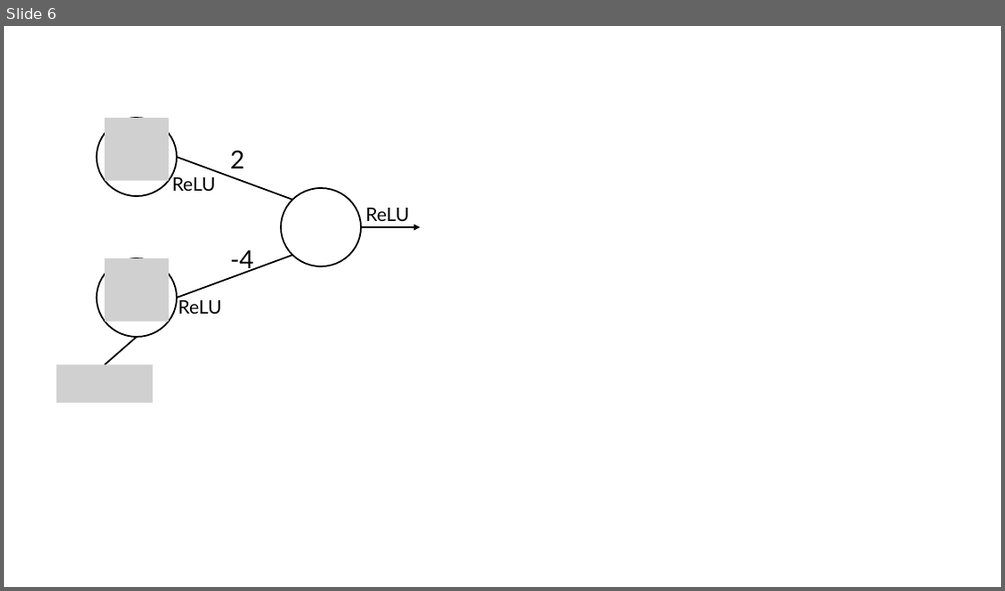
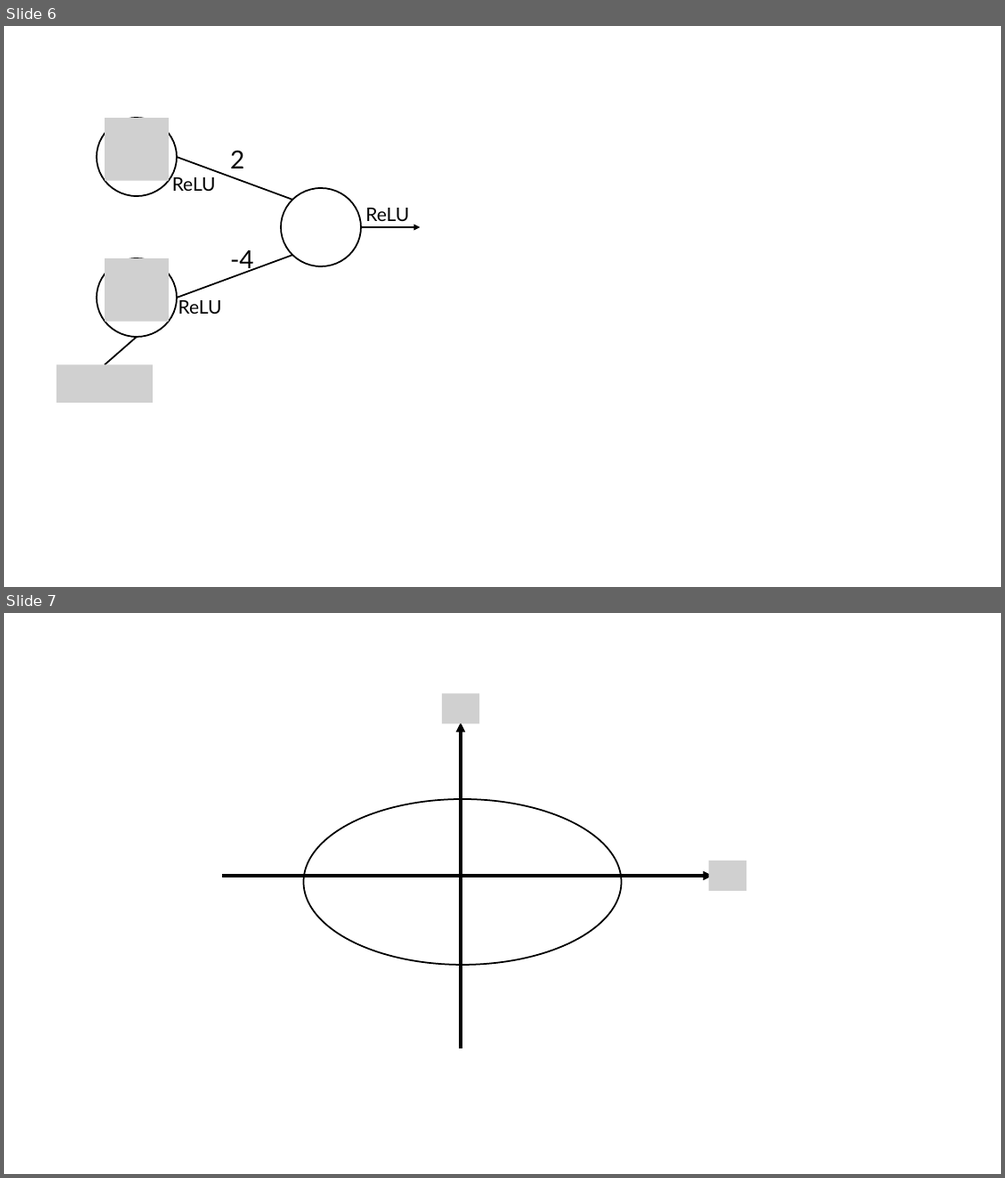
Before and after one commit to OrF8/IML-Course-Summary, a slide deck: Viz.pptx. Shown one above the other, each under a label of ours: slide 6 before the commit, slides 6 and 7 after it. The pictures are 1005x591 and 1005x1178 pixels, drawn with LibreOffice and Linux fonts; fonts in the diff are those of the drawing; grey boxes stand for pictures. Boxes give left, top, right and bottom in pixels: in the first picture for what was removed or moved away, otherwise in the second. Text is boxed around its words. In the diff, an @@ line names an element or a change of style, - is before the commit and + after.

```diff
--- a/Viz.pptx
+++ b/Viz.pptx
@@ slide 7 added at (4,613,1001,1174), background #FFFFFF @@
@@ picture added at (442,694,479,723) @@
@@ arrow added from (461, 1049) to (461, 722), #000000 3 pt @@
@@ ellipse added at (304,799,622,965), outline #000000 1.5 pt @@
@@ arrow added from (222, 876) to (713, 876), #000000 3 pt @@
@@ picture added at (709,860,747,891) @@
```
Also in this commit, not shown: 2 other slides added, 2 other files.
